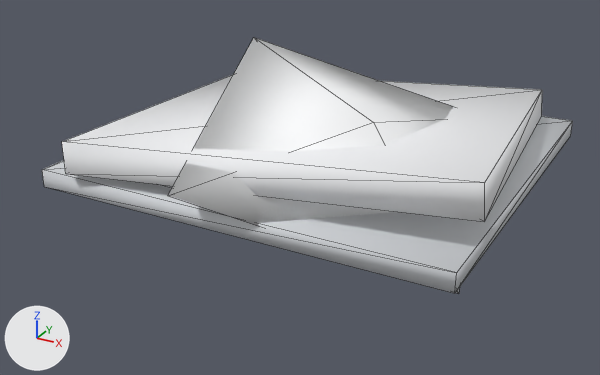
Before and after pictures for a commit that changed the glTF model Assets/models/commercial-shop-gable-wreck.glb.
Both versions are drawn from a 50 mm camera at (10.21, -19.91, 10.09) aimed at (-0.23, -0.93, 0.6). The axes (+X, +Y, +Z) are drawn at lower left. The lights are the same throughout. The picture after the commit comes second. Mesh edges are drawn as thin lines. Where no turn or scale is listed for an object, it has been applied to the vertices.

Names of what the first picture shows: 'geometry_0'.
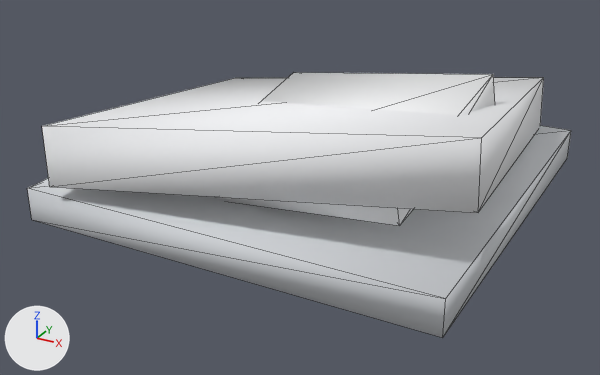
Pixel boxes [x1, y1, x2, y2] of what changed, in the pictures (600 x 375 px):
'geometry_0', reshaped: before [42, 38, 573, 294]; after [27, 72, 571, 338]
part 1 of me_geometry_0, added: after [27, 125, 571, 338]
part 2 of me_geometry_0, rebuilt (8% shorter): before [62, 74, 542, 222]; after [42, 77, 544, 213]
part 3 of me_geometry_0, rebuilt (40% shorter): before [168, 38, 460, 294]; after [217, 72, 495, 226]
part 4 of me_geometry_0, deleted: before [42, 116, 573, 293]

What changed in the scene script:
```text
Change me_geometry_0:
    used by ob_geometry_0; location = (0.0, 0.0, 0.0)
    remove me_geometry_0.from_pydata(...)  # 30 vertices, 44 faces; spans x -6.0..6.0, y -6.0..6.0, z 0.0..4.4
    add me_geometry_0.from_pydata(...)  # 24 vertices, 36 faces; spans x -6.0..6.0, y -6.0..6.0, z 0.0..4.4
    me_geometry_0 part 1: a new loose piece, a box spanning x -5.79..5.79, y -5.75..5.75, z 0.33..1.26, in mat_sww_flat_vertex
    me_geometry_0 part 2: the loose piece of 8 vertices spanning x -6.0..6.0, y -5.4..6.0, z 0.91..3.21 is rebuilt with 8 vertices and now spans x -6.0..6.0, y -6.0..6.0, z 0.0..4.38
    me_geometry_0 part 3: the loose piece of 6 vertices spanning x -2.44..5.34, y -6.0..2.96, z 0.0..4.4 is rebuilt with 8 vertices and now spans x -1.97..4.87, y -4.77..0.94, z 1.05..4.4
    me_geometry_0 part 4
    8 vertices are removed from x -5.79..5.79, y -5.16..5.76, z 1.08..1.57
    12 faces are deleted
    other edits to the shape of me_geometry_0 do not show in these pictures
```
